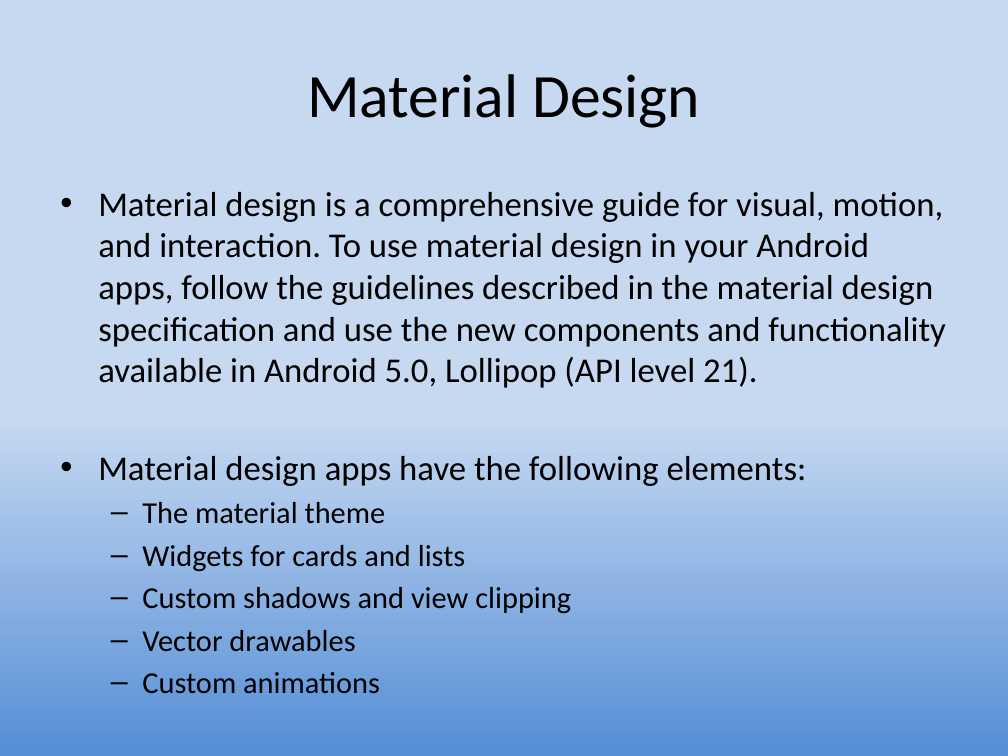
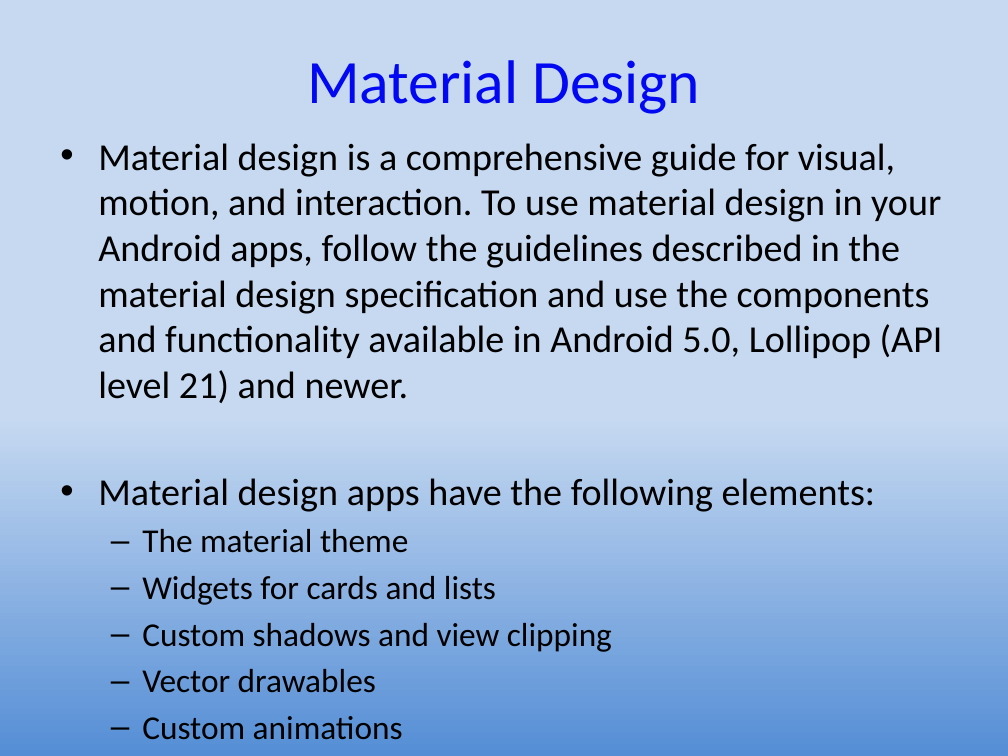
Before and after one commit to UO-CIS/CIS399Android-CourseMaterials, a slide deck: slide 5 of Notes and Slides/CIS399Wk2Day3a-Themes+Styles.pptx. Drawn at 1008x756 pixels with LibreOffice and Linux fonts; fonts in the diff are those of the drawing. Boxes give left, top, right and bottom in pixels: in the first picture for what was removed or moved away, otherwise in the second. Text is boxed around its words. In the diff, an @@ line names an element or a change of style, - is before the commit and + after.

```diff
--- a/Notes and Slides/CIS399Wk2Day3a-Themes+Styles.pptx
+++ b/Notes and Slides/CIS399Wk2Day3a-Themes+Styles.pptx
@@ title "Material Design" at (307, 60, 700, 114): text colour #000000 to #0208F2 @@
@@ text "Material design is a comprehensive ...": place and size @@
-text "Material design is a comprehensive ..." at (98, 192, 946, 652)
+text "Material design is a comprehensive ..." at (98, 143, 943, 693)
@@ text at (98, 143, 943, 403): text changed; size 24.8 to 27.2 pt @@
-• Material design is a comprehensive guide for visual, motion, and interaction. To use material design in your Android apps, follow the guidelines described in the material design specification and use the new components and functionality available in Android 5.0, Lollipop (API level 21).
+• Material design is a comprehensive guide for visual, motion, and interaction. To use material design in your Android apps, follow the guidelines described in the material design specification and use the components and functionality available in Android 5.0, Lollipop (API level 21) and newer.
@@ text at (98, 478, 876, 693): size 24.8 to 27.2 pt in "Material design apps have the following elements:"; size 21.7 to 23.8 pt in "The material theme", "Widgets for cards and lists", "Custom shadows and view clipping", "Vector drawables" and 1 more places @@
```
Also in this commit, not shown: 3 other slides changed, 7 other files.
